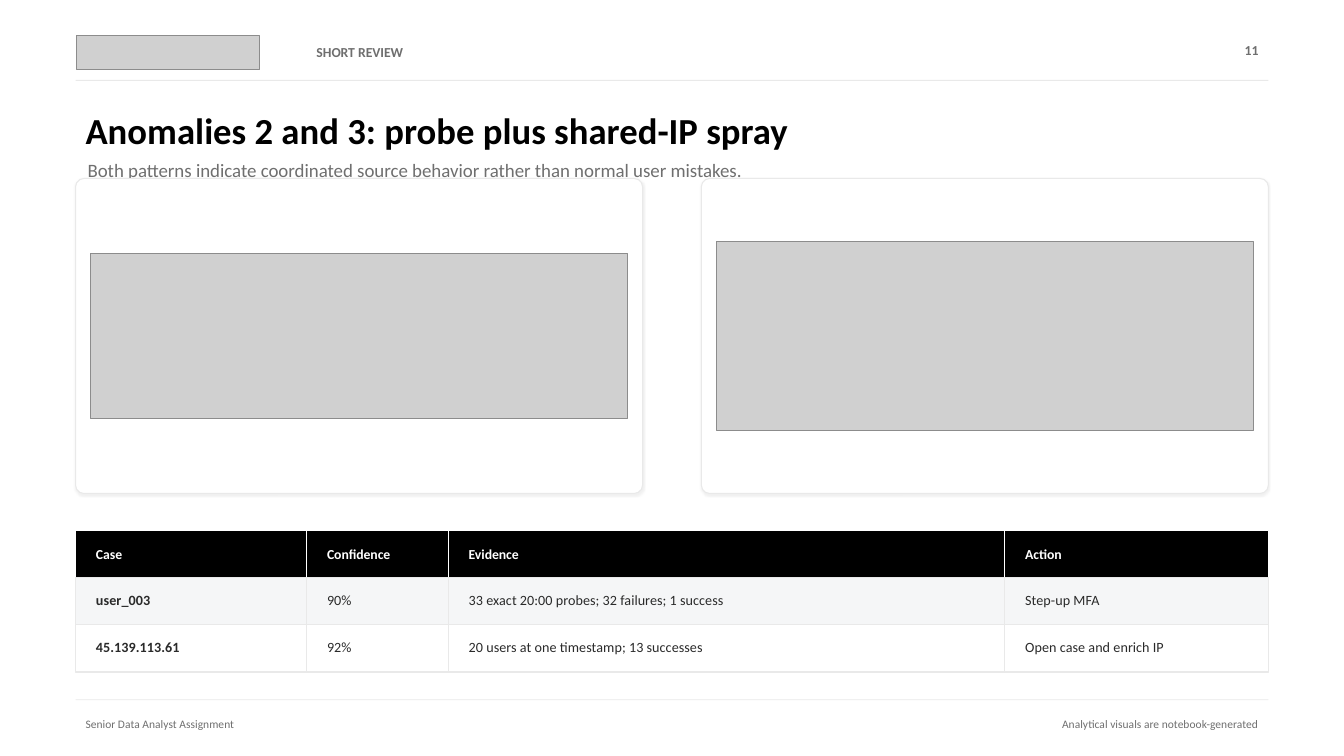
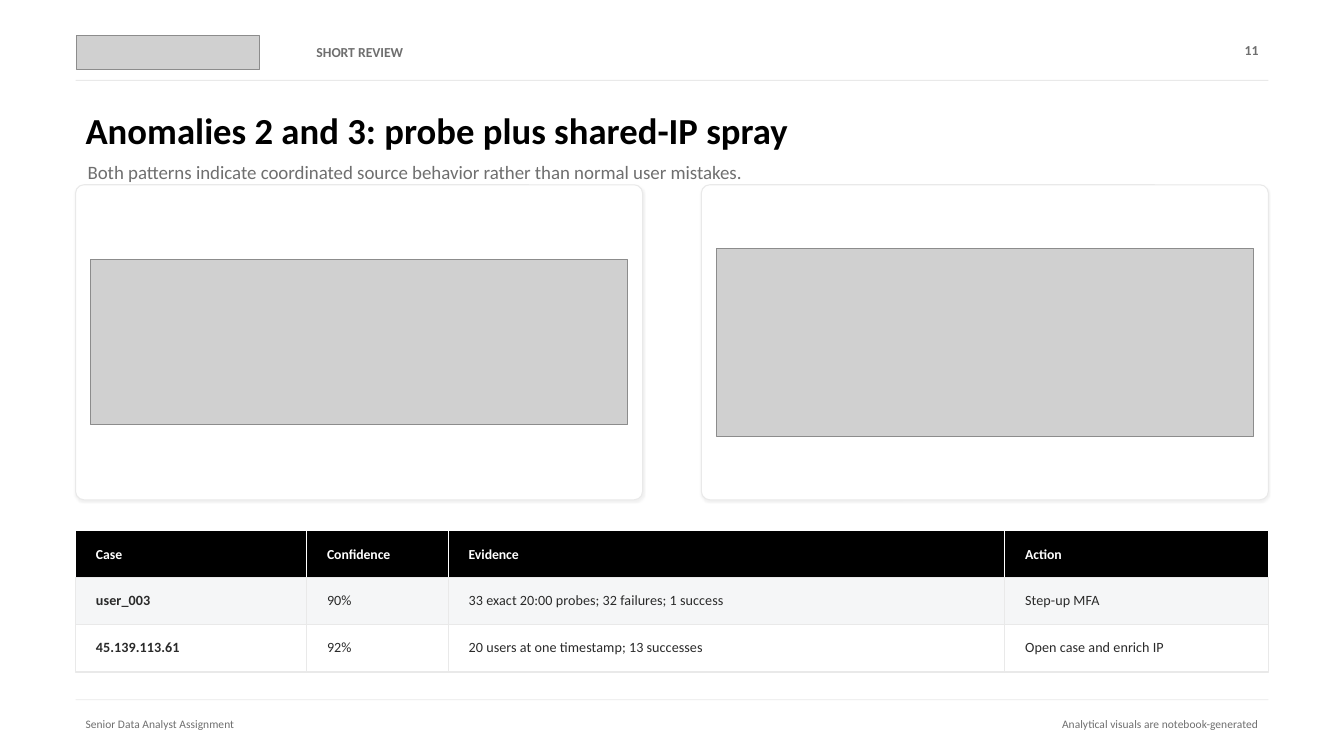
Before and after one commit to Aaaanastasia/security-login-analytics-investigation, a slide deck: slide 11 of presentation/security_login_analytics_investigation_short.pptx. Drawn at 1344x756 pixels with LibreOffice and Linux fonts; fonts in the diff are those of the drawing; grey boxes stand for pictures. Boxes give left, top, right and bottom in pixels: in the first picture for what was removed or moved away, otherwise in the second. Text is boxed around its words. In the diff, an @@ line names an element or a change of style, - is before the commit and + after.

```diff
--- a/presentation/security_login_analytics_investigation_short.pptx
+++ b/presentation/security_login_analytics_investigation_short.pptx
@@ text "Both patterns indicate coordinated source ...": place and size @@
-text "Both patterns indicate coordinated source ..." at <box>88,164,742,178</box>
+text "Both patterns indicate coordinated source ..." at <box>88,166,742,182</box>
@@ 2 pictures, 2 rounded rectangles: place and size @@
-2 pictures, 2 rounded rectangles at <box>76,178,1268,493</box>
+2 pictures, 2 rounded rectangles at <box>76,185,1268,499</box>
```
Also in this commit, not shown: 11 other slides changed, 1 other file.
